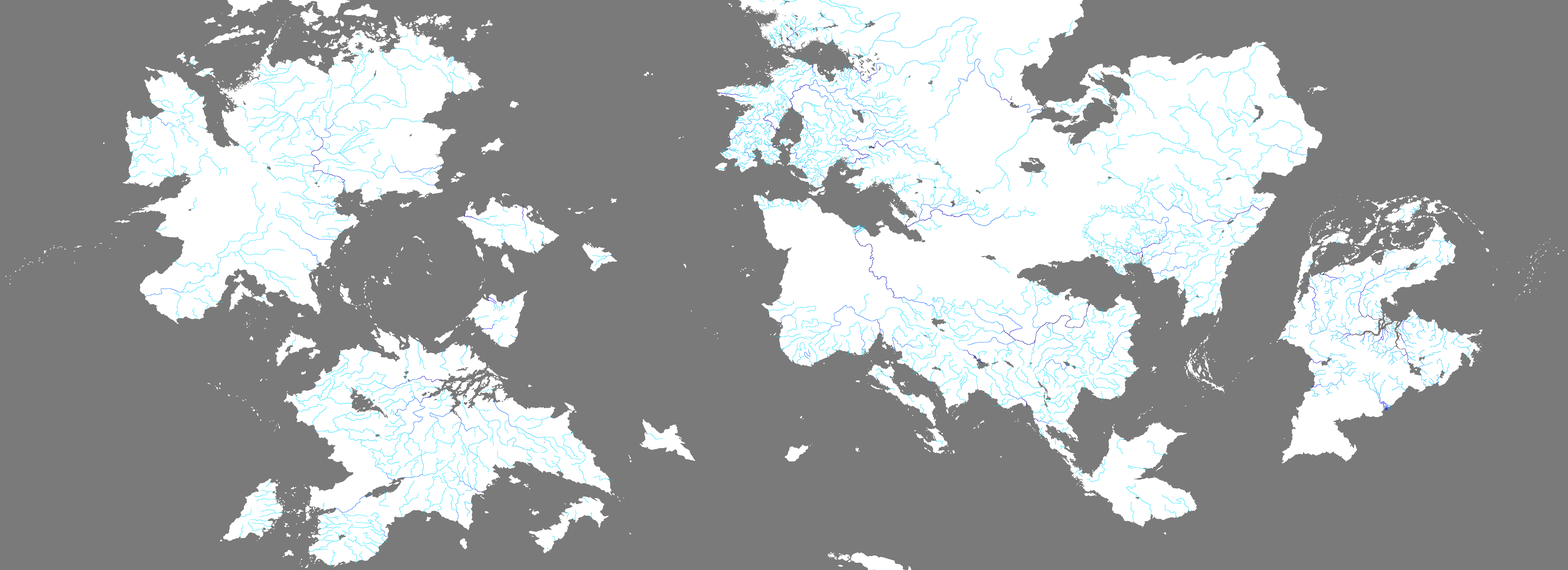
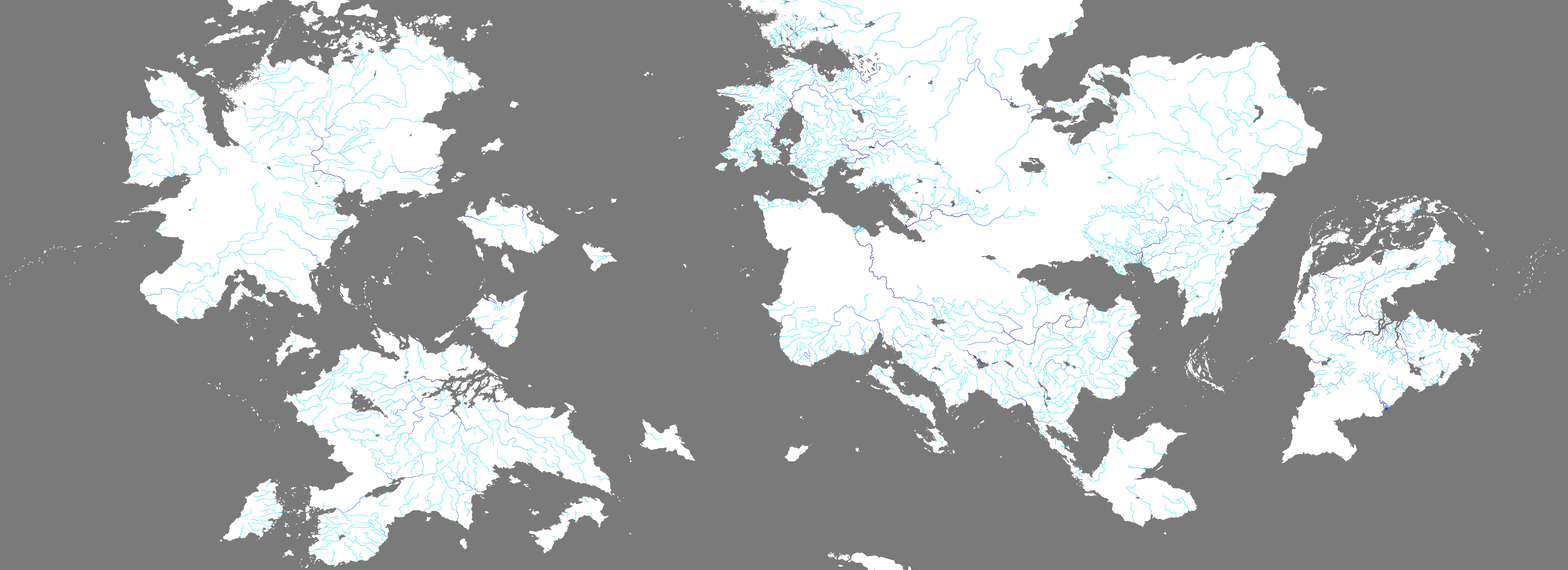
Before/after of a 1568×570 layered artwork. What changed in the layer stack:
painted on "VIC UPDATE" over box(130, 95, 1103, 210)
